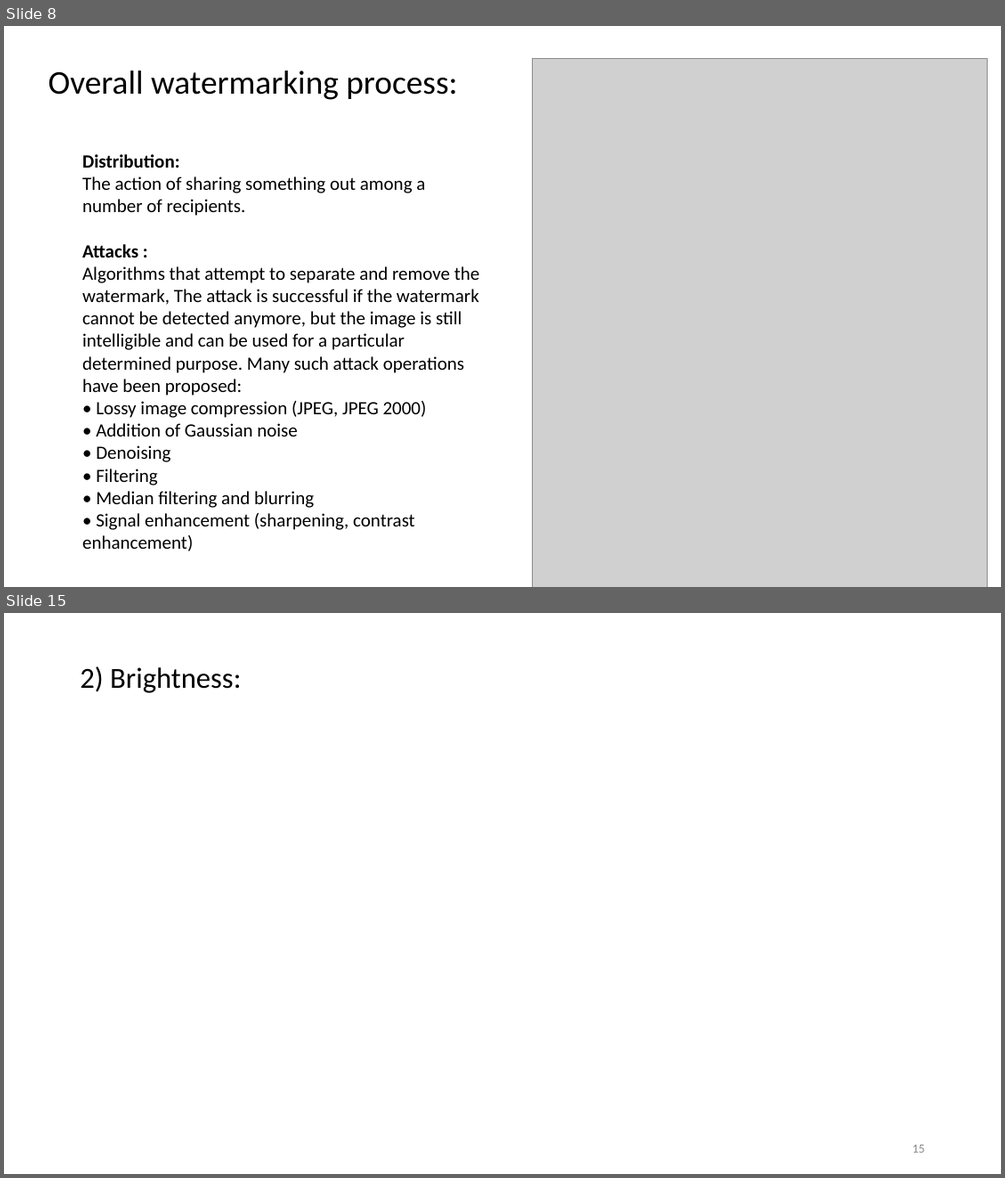
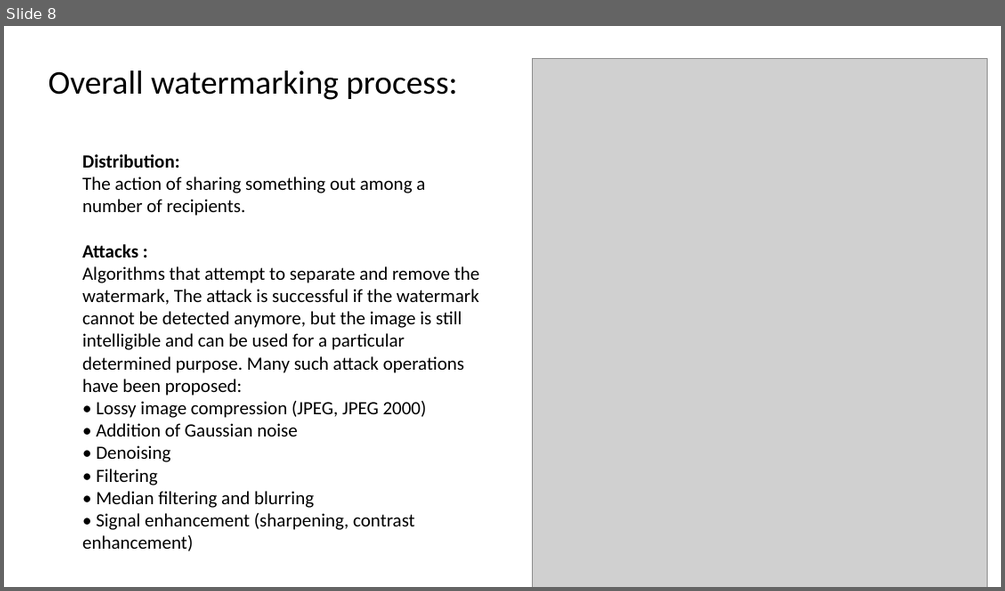
Before and after one commit to wadiemendja/watermarkNN, a slide deck: Presentation.pptx. Shown one above the other, each under a label of ours: slides 8 and 15 before the commit, slide 8 after it; the slides between them are not shown. The pictures are 1005x1178 and 1005x591 pixels, drawn with LibreOffice and Linux fonts; fonts in the diff are those of the drawing; grey boxes stand for pictures. Boxes give left, top, right and bottom in pixels: in the first picture for what was removed or moved away, otherwise in the second. Text is boxed around its words. In the diff, an @@ line names an element or a change of style, - is before the commit and + after.

```diff
--- a/Presentation.pptx
+++ b/Presentation.pptx
@@ slide 15 removed at box(4, 613, 1001, 1174), background #FFFFFF @@
@@ text removed at box(80, 666, 241, 693) @@
-2) Brightness:
@@ page number removed at box(912, 1144, 924, 1152) @@
-15
```
Also in this commit, not shown: 5 slides changed, 10 slides added, 4 other slides removed.
